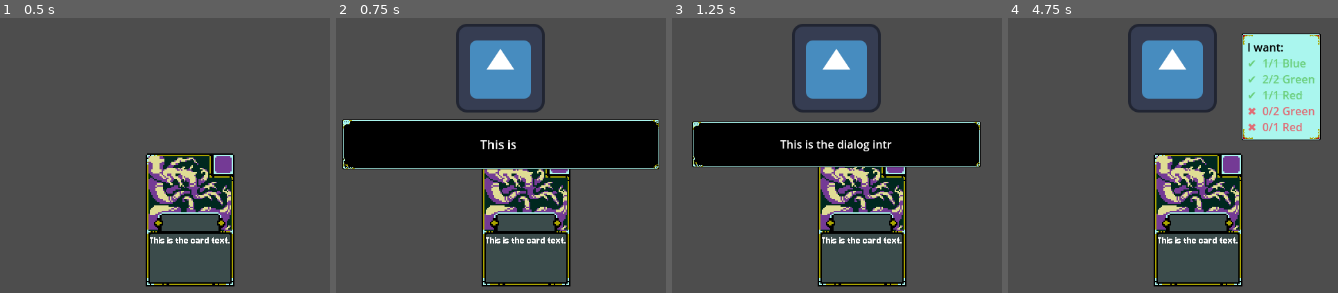
Above: before the commit, frames 1-4 (left to right).
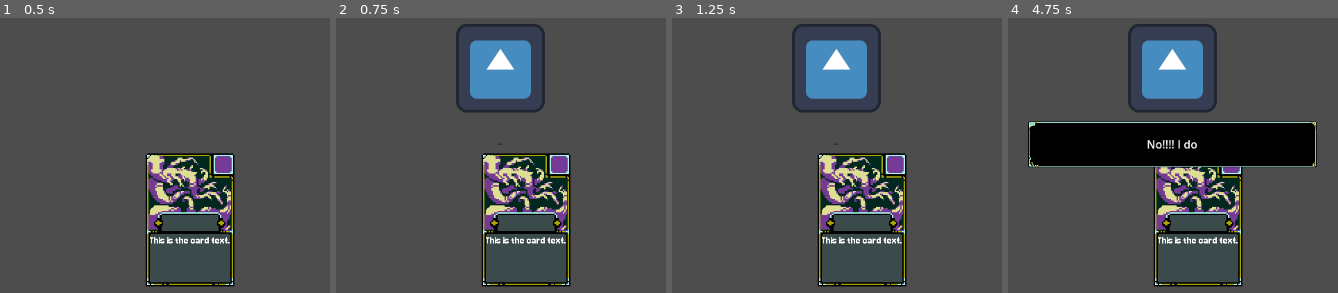
Above: after the commit, the same moments.

Repository: uGustaHd/CafeGJProject
Game: Godot game, scene res://Scenes/main.tscn
Same seed, same stepped clock (60 frames per second), same inputs: the game is played once before the commit and once after it. The engine's default icon, where the game draws it, is replaced by a stand-in: a white triangle on a blue panel in a dark square.
Inputs:
- Up to frame 1 (0.5 s): no input
- Up to frame 2 (0.75 s): tap Enter (ui_accept) at 0.5 s; hold Right (ui_right) from 0.53 s (still down); hold Space (ui_select) from 0.53 s (still down)
- Up to frame 3 (1.25 s): keep holding Right (ui_right); keep holding Space (ui_select); tap Enter (ui_accept) at 0.77 s
- Up to frame 4 (4.75 s): release Right (ui_right) at 1.28 s; release Space (ui_select) at 1.28 s; hold Down (ui_down) 1.28-2.03 s; tap Space (ui_select) at 1.35, 2.85, 4.35 s; tap Enter (ui_accept) at 1.52, 2.75, 3.02, 3.77, 4.25, 4.52 s; hold Right (ui_right) 2.03-2.78 s; hold Space (ui_select) 2.03-2.78 s; hold Up (ui_up) 2.78-3.53 s; hold Space (ui_select) 3.53-4.28 s; hold Down (ui_down) from 3.53 s (still down)

Frame 1 is identical in both runs. In frame 2, 17% of the frame differs, in the area x 1-98%, y 36-56%; in frame 3, 14%; in frame 4, 22%, in the area x 6-95%, y 5-55%.

Commit message:
Fix request check to correctly compare potion colors

Diff:
--- a/Scripts/Cards/card_manager.gd
+++ b/Scripts/Cards/card_manager.gd
@@ -8,6 +8,9 @@
 @onready var PotionHolder : Node = $PotionHolder
 @onready var current_potion : Potion = PotionHolder.held_potion
 
+func _process(delta: float) -> void:
+	if Input.is_action_pressed("ui_select"):
+		deliver_potion()
 
 func deliver_potion():
 	potion_delivered.emit(current_potion)
--- a/Scripts/Customers/Customer.gd
+++ b/Scripts/Customers/Customer.gd
@@ -46,6 +46,7 @@
 	#if potion.blue >= current_request["Blue"] and potion.green >= current_request["Green"] and potion.red >= current_request["Red"]:
 	var i = 0
 	for color in potion.colors:
+		print_debug("Player color: ", color, " vs Request: ", current_request.colors[i])
 		if color < current_request.colors[i]:
 			success = false
 		i += 1
--- a/Scripts/Customers/customer_manager.gd
+++ b/Scripts/Customers/customer_manager.gd
@@ -6,6 +6,12 @@
 
 var current_customer: Node = null
 
+func _ready() -> void: pass
+#	var card_manager = get_tree().current_scene.get_node("CardManager")
+#	card_manager.connect("deliver_potion", Callable(self, "_on_potion_delivered"))
+
+#func _on_potion_delivered():
+#	spawn_customer()
 
 func spawn_customer():
 	if current_customer != null: current_customer.queue_free()
--- a/Scripts/Textbox/dialog_manager.gd
+++ b/Scripts/Textbox/dialog_manager.gd
@@ -5,6 +5,9 @@
 var is_showing_dialog: bool = false
 
 func start_dialog(text: Array[String], dialog_position: Vector2):
+	if dialog_box != null and dialog_box.is_inside_tree():
+		dialog_box.queue_free()
+		is_showing_dialog = false
 
 	if is_showing_dialog:
 		return null
--- a/card system/misc/potion.gd
+++ b/card system/misc/potion.gd
@@ -9,14 +9,15 @@
 @export var blue : int = 0:
 	set(value):
 		blue += value * blue_multiplier
-
+		colors[0] = blue
 @export var green : int = 0:
 	set(value):
 		green += value * green_multiplier
-
+		colors[1] = green
 @export var red : int = 0:
 	set(value):
 		red += value * red_multiplier
+		colors[2] = red
 
 var colors : Array[int] = [blue, green, red]
 
